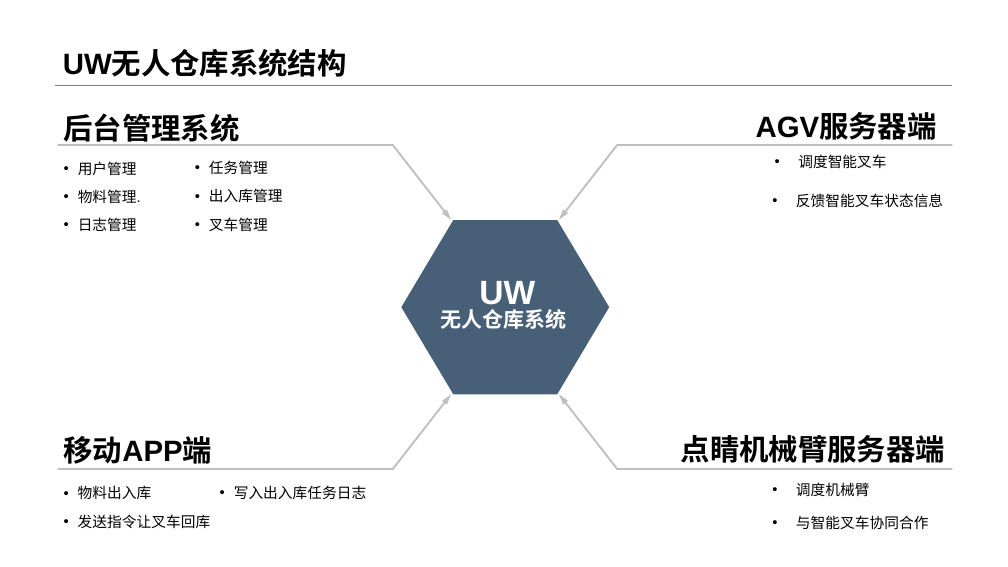
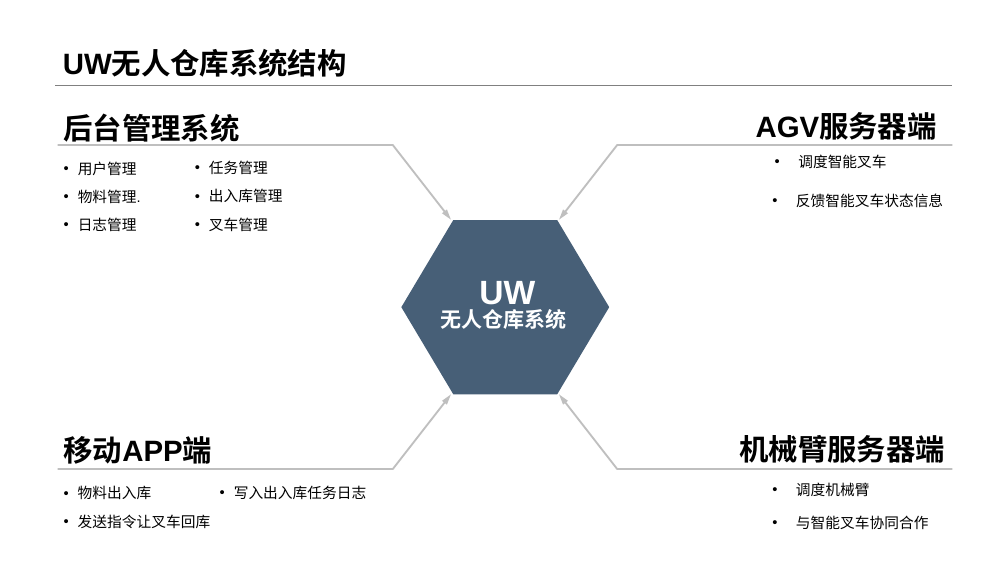
Before and after one commit to Samsuik686/UW, a slide deck: slide 10 of Document/产品发布/产品介绍/UW无人仓库宣传.pptx. Drawn at 1008x567 pixels with LibreOffice and Linux fonts; fonts in the diff are those of the drawing; background and template pictures are left out. Boxes give left, top, right and bottom in pixels: in the first picture for what was removed or moved away, otherwise in the second. Text is boxed around its words. In the diff, an @@ line names an element or a change of style, - is before the commit and + after.

```diff
--- a/Document/产品发布/产品介绍/UW无人仓库宣传.pptx
+++ b/Document/产品发布/产品介绍/UW无人仓库宣传.pptx
@@ text at bbox=[740, 435, 946, 463]: text changed @@
-点睛机械臂服务器端
+机械臂服务器端
```
Also in this commit, not shown: 6 other slides changed.
